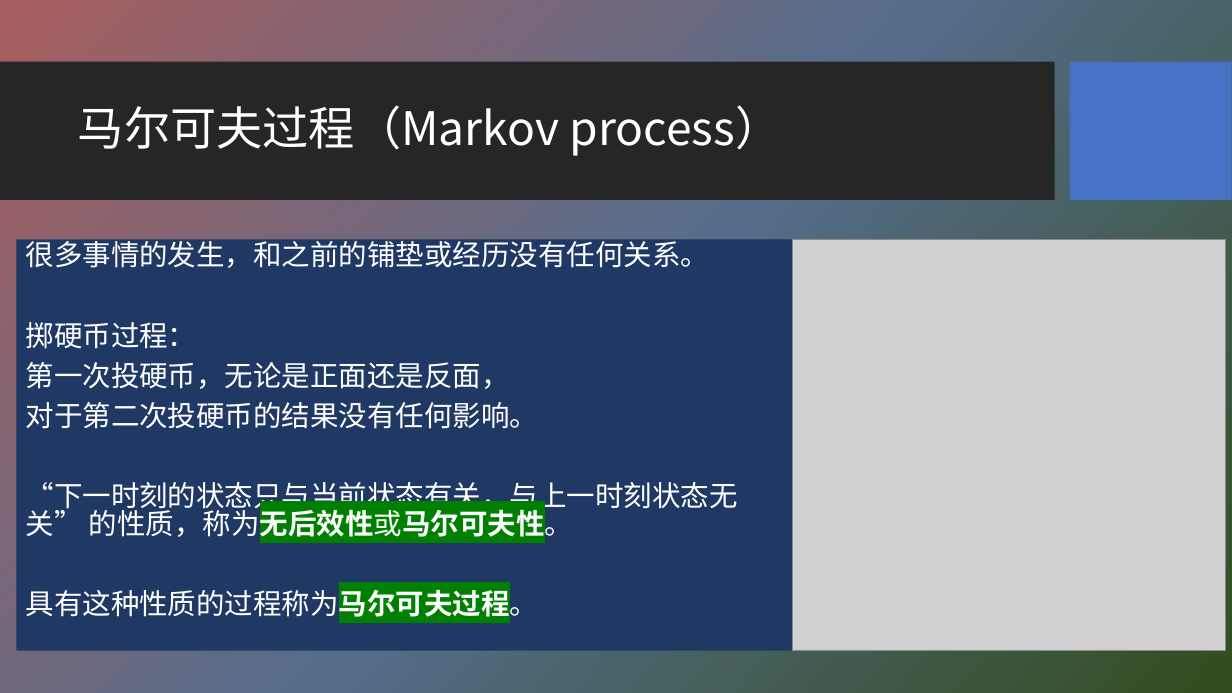
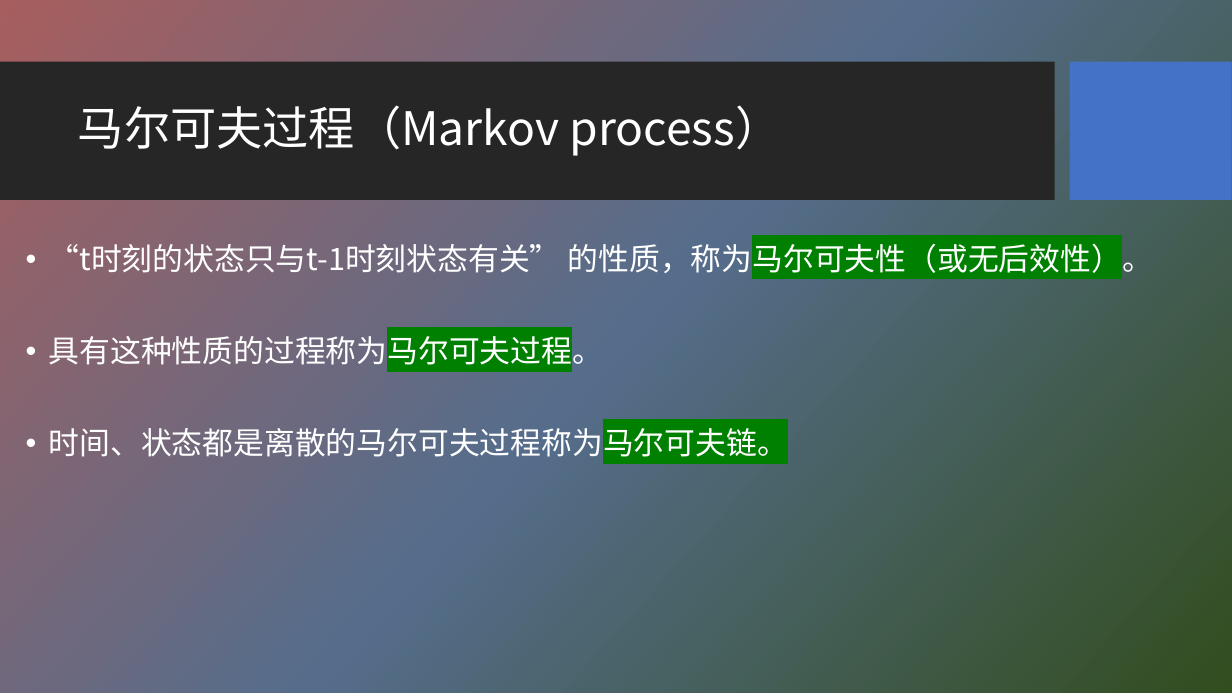
Before and after one commit to HBU/NLP_PPT, a slide deck: slide 6 of PPT-2020/ch04 隐马尔科夫模型.pptx (slide 4 before the commit). Drawn at 1232x693 pixels with LibreOffice and Linux fonts; fonts in the diff are those of the drawing; grey boxes stand for pictures; background and template pictures are left out. Boxes give left, top, right and bottom in pixels: in the first picture for what was removed or moved away, otherwise in the second. Text is boxed around its words. In the diff, an @@ line names an element or a change of style, - is before the commit and + after.

```diff
--- a/PPT-2020/ch04 隐马尔科夫模型.pptx
+++ b/PPT-2020/ch04 隐马尔科夫模型.pptx
@@ text "“t时刻的状态只与t-1时刻状态有关” 的性质，称为马尔可夫性（或无后效性）。": place and size @@
-text "“t时刻的状态只与t-1时刻状态有关” 的性质，称为马尔可夫性（或无后效性）。" at box(17, 239, 793, 651)
+text "“t时刻的状态只与t-1时刻状态有关” 的性质，称为马尔可夫性（或无后效性）。" at box(49, 239, 1153, 463)
@@ text "“t时刻的状态只与t-1时刻状态有关” 的性质，称为马尔可夫性（或无后效性）。" at box(49, 239, 1153, 463): fill #203864 to none @@
@@ text at box(49, 239, 1153, 279): text changed; size 22.2 to 24 pt @@
-很多事情的发生，和之前的铺垫或经历没有任何关系。
-掷硬币过程：
-第一次投硬币，无论是正面还是反面，
-对于第二次投硬币的结果没有任何影响。
-“下一时刻的状态只与当前状态有关，与上一时刻状态无关” 的性质，称为无后效性或马尔可夫性。
+• “t时刻的状态只与t-1时刻状态有关” 的性质，称为马尔可夫性（或无后效性）。
@@ picture removed at box(792, 239, 1226, 651) @@
@@ text at box(49, 331, 603, 371): size 22.2 to 24 pt, bold off in "具有这种性质的过程称为马尔可夫过程。"; bullet none to •; line spacing 0.8 to 0.9 @@
@@ text at box(49, 423, 788, 463): paragraph added @@
+• 时间、状态都是离散的马尔可夫过程称为马尔可夫链。
```
Also in this commit, not shown: 8 other slides changed, 2 slides added, 5 slides removed.
